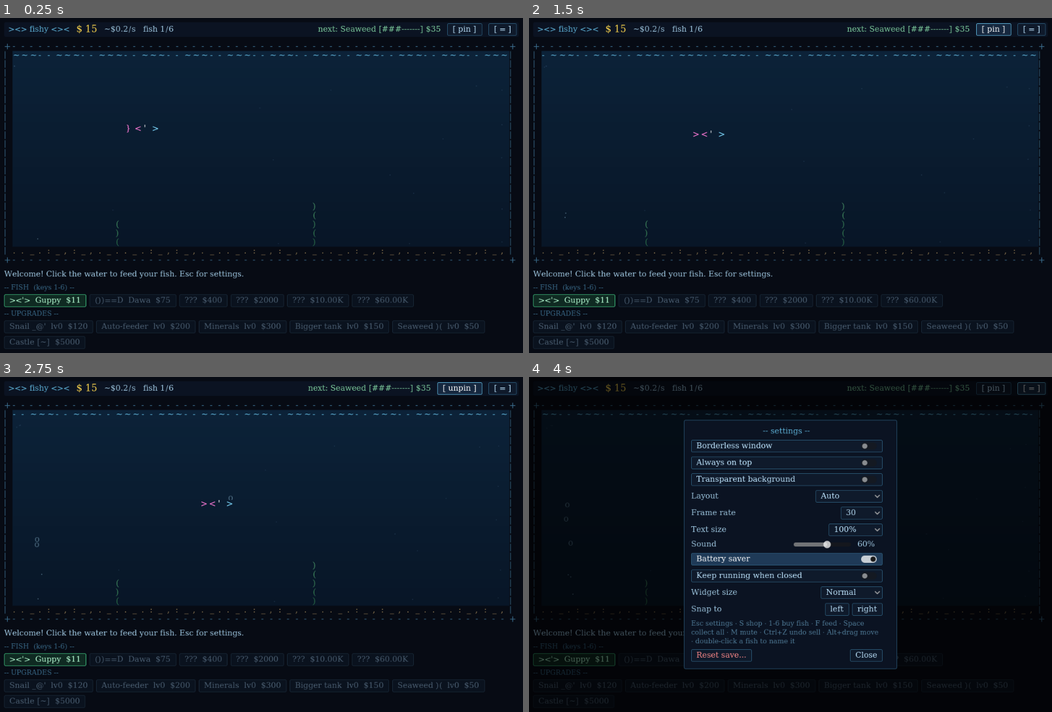
Above: before the commit, frames 1-4 (two rows, left to right).
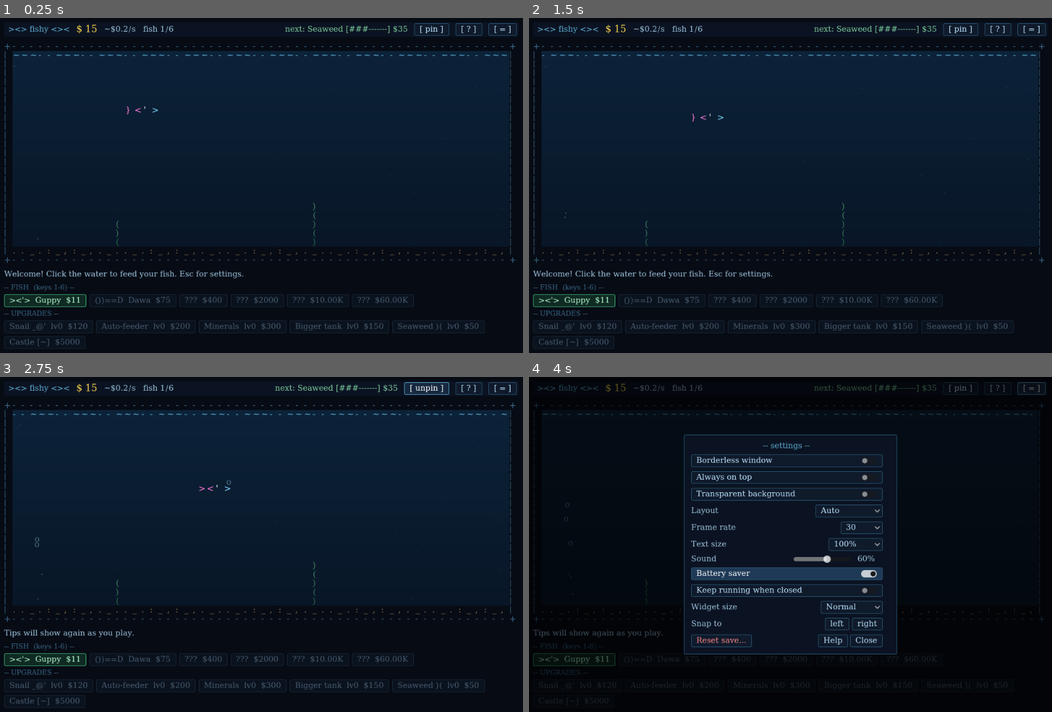
Above: after the commit, the same moments.

Repository: dapss/fishy
Game: Godot game, scene res://main.tscn
The game is run twice, just before and just after one commit, with the same random seed, the same clock (stepped at 60 frames per second) and the same inputs.
Inputs (mouse positions are in pixels of both pictures, inside the frame that each line leads up to):
- Up to frame 1 (0.25 s): no input
- Up to frame 2 (1.5 s): click (999, 28) at 0.5 s, where only the run after the commit has a clickable "[ ? ]"; click "[ unpin ]" (after the commit: "Show tips again") at 1.25 s
- Up to frame 3 (2.75 s): click "[ pin ]" at 2 s
- Up to frame 4 (4 s): click "[ unpin ]" at 2.75 s; click "[ = ]" at 3.5 s

The runs differ from the first frame. In frame 1, 0.4% of the frame differs, in the area x 24-90%, y 1-35%; in frame 2, 0.5%; in frame 3, 1.1%; in frame 4, 8.8%, in the area x 0-90%, y 1-88%.

Commit message:
Add help card, fix small windows, right-click opens fish card
- Help card ([?] button, F1 or ?): how to play, mouse actions, all
  shortcuts, and "Show tips again"; shortcut list moved out of settings
- Fix borderless windows growing on every launch: the frame is now
  removed before the window is sized, keeping the inner size
- Small windows: shorter hover/status text with ellipsis, tighter top
  bar and buttons, wrapping away card, scrolling shop pop-up that stays
  below the top bar, fish card and tip bubble sized to the window
- Right-click a fish opens its card (name, stats, sell) instead of
  selling it instantly; double-click still works

Diff:
--- a/scripts/fish_card.gd
+++ b/scripts/fish_card.gd
@@ -1,5 +1,5 @@
 # Card for one fish: give it a name, see its stats, sell it.
-# Opened by double-clicking a fish. The main scene fills in the stats.
+# Opened by right-clicking (or double-clicking) a fish. The main scene fills in the stats.
 extends Control
 
 signal sell_requested(fish)
@@ -11,6 +11,12 @@
 var _name_edit: LineEdit
 var _stats: Label
 var _sell: Button
+# Widest the card may get (the main scene sets this from the window width).
+var max_width := 440.0:
+	set(v):
+		max_width = v
+		if _name_edit != null:
+			_name_edit.custom_minimum_size.x = clampf(v - 140.0, 120.0, 220.0)
 
 
 func _ready() -> void:
--- /dev/null
+++ b/scripts/help_card.gd
@@ -0,0 +1,119 @@
+# Help card: how to play, mouse actions and keyboard shortcuts, plus a
+# button to replay the first-time tips. Opened with [?] or F1.
+extends Control
+
+signal tips_reset_requested
+
+const SECTIONS := [
+	["HOW TO PLAY", [
+		"Fish drop $ coins that sink to the sand. Click a coin, or drag across coins, to collect them.",
+		"Fish get hungry over time ( ? above them). Click the water to drop food *. Starving fish ( ! ) stop dropping coins.",
+		"Fed fish gain XP and level up (max 5). Higher levels drop bigger coins.",
+		"Spend coins in the shop on more fish and upgrades. A snail collects coins for you, the auto-feeder feeds for you.",
+		"Your fish keep earning while the game is closed.",
+	]],
+	["MOUSE", [
+		"Click the water: drop food",
+		"Click or drag over $: collect coins",
+		"Right-click a fish (or double-click): its card, to name or sell it",
+		"Drag the top bar, or Alt+drag anywhere: move the window",
+	]],
+	["KEYS", [
+		"Esc  settings        F1  this help",
+		"S    shop            F   drop food",
+		"1-6  buy fish        Space  collect all coins",
+		"M    mute            Ctrl+Z  undo a sale",
+	]],
+]
+
+var _scroll: ScrollContainer
+var _content: VBoxContainer
+var _wrapping: Array = []        # labels that wrap and need a width
+
+
+func _ready() -> void:
+	set_anchors_and_offsets_preset(Control.PRESET_FULL_RECT)
+	mouse_filter = Control.MOUSE_FILTER_STOP
+	visible = false
+
+	var backdrop := ColorRect.new()
+	backdrop.color = Color(0, 0, 0, 0.55)
+	backdrop.set_anchors_and_offsets_preset(Control.PRESET_FULL_RECT)
+	backdrop.gui_input.connect(func(e):
+		if e is InputEventMouseButton and e.pressed:
+			hide())
+	add_child(backdrop)
+
+	var center := CenterContainer.new()
+	center.set_anchors_and_offsets_preset(Control.PRESET_FULL_RECT)
+	center.mouse_filter = Control.MOUSE_FILTER_IGNORE
+	add_child(center)
+	var panel := PanelContainer.new()
+	center.add_child(panel)
+	_scroll = ScrollContainer.new()
+	_scroll.horizontal_scroll_mode = ScrollContainer.SCROLL_MODE_DISABLED
+	panel.add_child(_scroll)
+	_content = VBoxContainer.new()
+	_content.add_theme_constant_override("separation", 6)
+	_scroll.add_child(_content)
+
+	var title := Label.new()
+	title.text = "-- help --"
+	title.horizontal_alignment = HORIZONTAL_ALIGNMENT_CENTER
+	title.add_theme_color_override("font_color", Color("5fb3d9"))
+	_content.add_child(title)
+
+	for section in SECTIONS:
+		var head := Label.new()
+		head.text = section[0]
+		head.add_theme_color_override("font_color", Color("7fcf9f"))
+		_content.add_child(head)
+		var body := Label.new()
+		var lines := []
+		for line in section[1]:
+			# The key table keeps its columns; everything else gets a bullet.
+			lines.append(line if section[0] == "KEYS" else "- " + line)
+		body.text = "\n".join(lines)
+		body.autowrap_mode = TextServer.AUTOWRAP_WORD_SMART
+		_content.add_child(body)
+		_wrapping.append(body)
+
+	var buttons := HBoxContainer.new()
+	var again := Button.new()
+	again.text = "Show tips again"
+	again.tooltip_text = "Replay the first-time tips from the start."
+	again.focus_mode = Control.FOCUS_NONE
+	again.pressed.connect(func():
+		hide()
+		tips_reset_requested.emit())
+	buttons.add_child(again)
+	var spacer := Control.new()
+	spacer.size_flags_horizontal = Control.SIZE_EXPAND_FILL
+	buttons.add_child(spacer)
+	var close := Button.new()
+	close.text = "Close"
+	close.focus_mode = Control.FOCUS_NONE
+	close.pressed.connect(hide)
+	buttons.add_child(close)
+	_content.add_child(buttons)
+
+	resized.connect(_fit)
+	visibility_changed.connect(_fit)
+	_content.minimum_size_changed.connect(_fit)
+
+
+# As wide as reads comfortably, never bigger than the window; scrolls if short.
+func _fit() -> void:
+	if _content == null:
+		return
+	var w := clampf(size.x - 48.0, 200.0, 520.0)
+	for l in _wrapping:
+		l.custom_minimum_size.x = w - 14.0
+	_scroll.custom_minimum_size.x = w
+	_scroll.custom_minimum_size.y = minf(_content.get_combined_minimum_size().y, maxf(80.0, size.y - 48.0))
+
+
+func toggle() -> void:
+	visible = not visible
+	if visible:
+		_scroll.scroll_vertical = 0
--- a/scripts/info_card.gd
+++ b/scripts/info_card.gd
@@ -5,6 +5,12 @@
 var _title: Label
 var _body: Label
 var _button: Button
+# Widest the card may get (the main scene sets this from the window width).
+var max_width := 440.0:
+	set(v):
+		max_width = v
+		if _body != null:
+			_body.custom_minimum_size.x = clampf(v - 40.0, 180.0, 440.0)
 
 
 func _ready() -> void:
@@ -36,6 +42,8 @@
 	vb.add_child(_title)
 	_body = Label.new()
 	_body.horizontal_alignment = HORIZONTAL_ALIGNMENT_CENTER
+	_body.autowrap_mode = TextServer.AUTOWRAP_WORD_SMART
+	_body.custom_minimum_size.x = 400.0
 	vb.add_child(_body)
 	_button = Button.new()
 	_button.focus_mode = Control.FOCUS_NONE
--- a/scripts/main.gd
+++ b/scripts/main.gd
@@ -9,6 +9,7 @@
 const Audio = preload("res://scripts/audio.gd")
 const FishCard = preload("res://scripts/fish_card.gd")
 const InfoCard = preload("res://scripts/info_card.gd")
+const HelpCard = preload("res://scripts/help_card.gd")
 const SAVE_PATH := "user://fishy_save.json"
 const AUTOSAVE_SECONDS := 30.0
 const WIDGET_SIZES := {
@@ -46,6 +47,10 @@
 var goal_label: Label
 var bar_spacer: Control
 var top_row: HBoxContainer
+var outer_margin: MarginContainer
+var settings_button: Button
+var shop_scroll: ScrollContainer   # holds the shop inside the compact pop-up
+var _compact_btn := {}              # tighter button styles for the compact top bar
 var info_label: Label
 var undo_button: Button
 var pin_button: Button
@@ -58,6 +63,8 @@
 var settings_panel
 var fish_card
 var info_card
+var help_card
+var help_button: Button
 var tip_box: PanelContainer
 var tip_label: Label
 var tray: StatusIndicator
@@ -100,9 +107,12 @@
 	_build_ui()
 	_build_tray()
 	_set_food_cursor()
+	# Borderless first: Windows keeps the outer size when the frame is
+	# removed, so sizing before that would make the inside grow.
+	resized.connect(_update_layout)
+	_apply_settings()
 	_restore_window()
-	_apply_settings()
-	resized.connect(_update_layout)
+	_update_layout.call_deferred()
 	if not _load_game():
 		_apply_upgrades()
 		tank.add_fish(0, 0, 0, 0.3)
@@ -173,7 +183,9 @@
 	var k: int = event.keycode
 	var handled := true
 	if k == KEY_ESCAPE:
-		if fish_card.visible:
+		if help_card.visible:
+			help_card.hide()
+		elif fish_card.visible:
 			fish_card.close()
 		elif info_card.visible:
 			info_card.hide()
@@ -181,7 +193,9 @@
 			shop_popup.visible = false
 		else:
 			_toggle_settings()
-	elif settings_panel.visible or fish_card.visible or info_card.visible:
+	elif k == KEY_F1 or event.unicode == 63:      # F1 or "?"
+		_toggle_help()
+	elif settings_panel.visible or fish_card.visible or info_card.visible or help_card.visible:
 		handled = false
 	elif k == KEY_Z and event.ctrl_pressed:
 		_undo_sell()
@@ -431,6 +445,15 @@
 	_afford_hover = _afford_normal.duplicate() as StyleBoxFlat
 	_afford_hover.bg_color = Color("16402f")
 	_afford_hover.border_color = Color("7fffb0")
+
+	for state in ["normal", "hover", "pressed"]:
+		var src: StyleBoxFlat = {"normal": normal, "hover": hover, "pressed": pressed}[state]
+		var tight := src.duplicate() as StyleBoxFlat
+		tight.content_margin_left = 5
+		tight.content_margin_right = 5
+		tight.content_margin_top = 2
+		tight.content_margin_bottom = 2
+		_compact_btn[state] = tight
 	return th
 
 
@@ -446,6 +469,7 @@
 	margin.set_anchors_and_offsets_preset(Control.PRESET_FULL_RECT)
 	for side in ["left", "right", "top", "bottom"]:
 		margin.add_theme_constant_override("margin_" + side, 8)
+	outer_margin = margin
 	add_child(margin)
 
 	main_vb = VBoxContainer.new()
@@ -498,9 +522,12 @@
 	pin_button = _make_button("[ pin ]", func(): _set_setting("on_top", not settings.values.on_top))
 	pin_button.tooltip_text = "Keep the tank above other windows."
 	top.add_child(pin_button)
-	var gear := _make_button("[ = ]", _toggle_settings)
-	gear.tooltip_text = "Settings (Esc)"
-	top.add_child(gear)
+	help_button = _make_button("[ ? ]", _toggle_help)
+	help_button.tooltip_text = "Help (F1)"
+	top.add_child(help_button)
+	settings_button = _make_button("[ = ]", _toggle_settings)
+	settings_button.tooltip_text = "Settings (Esc)"
+	top.add_child(settings_button)
 	min_button = _make_button("_", _minimize)
 	min_button.tooltip_text = "Minimize"
 	top.add_child(min_button)
@@ -512,9 +539,8 @@
 	tank = TankScript.new()
 	tank.font = font
 	tank.size_flags_vertical = Control.SIZE_EXPAND_FILL
-	tank.custom_minimum_size = Vector2(300, 150)
+	tank.custom_minimum_size = Vector2(200, 90)
 	tank.money_earned.connect(_on_money)
-	tank.sell_requested.connect(_sell_fish)
 	tank.fish_opened.connect(_open_fish_card)
 	# Snail pickups are quieter and rate-limited so they don't get annoying.
 	tank.sfx.connect(func(sound, gain): audio.play(sound, gain, 140 if gain < 0.5 else 45))
@@ -526,6 +552,8 @@
 	info_label = Label.new()
 	info_label.custom_minimum_size.y = 20
 	info_label.clip_text = true
+	info_label.text_overrun_behavior = TextServer.OVERRUN_TRIM_ELLIPSIS
+	info_label.mouse_filter = Control.MOUSE_FILTER_PASS
 	info_label.size_flags_horizontal = Control.SIZE_EXPAND_FILL
 	_floating_labels.append(info_label)
 	info_row.add_child(info_label)
@@ -570,6 +598,9 @@
 	shop_popup.grow_vertical = Control.GROW_DIRECTION_BEGIN
 	shop_popup.visible = false
 	add_child(shop_popup)
+	shop_scroll = ScrollContainer.new()
+	shop_scroll.horizontal_scroll_mode = ScrollContainer.SCROLL_MODE_DISABLED
+	shop_popup.add_child(shop_scroll)
 
 	# First-time tip bubble, just under the top bar.
 	tip_box = PanelContainer.new()
@@ -605,12 +636,17 @@
 	info_card = InfoCard.new()
 	add_child(info_card)
 
+	help_card = HelpCard.new()
+	help_card.tips_reset_requested.connect(_reset_tips)
+	add_child(help_card)
+
 	settings_panel = SettingsPanel.new()
 	settings_panel.visible = false
 	settings_panel.changed.connect(_set_setting)
 	settings_panel.snap_requested.connect(_snap_to_corner)
 	settings_panel.reset_requested.connect(_reset_game)
 	settings_panel.closed.connect(func(): settings_panel.visible = false)
+	settings_panel.help_requested.connect(_toggle_help)
 	add_child(settings_panel)
 
 
@@ -659,6 +695,7 @@
 
 
 func _open_fish_card(f) -> void:
+	_fit_popups()
 	var sp: Dictionary = Data.SPECIES[f.species]
 	fish_card.open(f, "%s  %s" % [sp.icon, sp.name], sp.color)
 	_refresh()
@@ -666,8 +703,22 @@
 
 # ---------------------------------------------------------------- tips
 
+func _toggle_help() -> void:
+	settings_panel.visible = false
+	shop_popup.visible = false
+	help_card.toggle()
+
+
+func _reset_tips() -> void:
+	tips_seen.clear()
+	_tip_cooldown = 1.0
+	_play_time = 0.0
+	_save_game()
+	_say("Tips will show again as you play.")
+
+
 func _check_tips() -> void:
-	if tip_box.visible or _tip_cooldown > 0.0 or settings_panel.visible or info_card.visible:
+	if tip_box.visible or _tip_cooldown > 0.0 or settings_panel.visible or info_card.visible or help_card.visible:
 		return
 	for id in TIP_ORDER:
 		if tips_seen.has(id):
@@ -700,7 +751,7 @@
 				return "Tired of clicking coins? A snail collects them for you. It's in the shop."
 		"name":
 			if _play_time > 150.0:
-				return "Tip: double-click a fish to give it a name."
+				return "Tip: right-click a fish to name it or see its stats."
 		"settings":
 			if _play_time > 240.0:
 				return "Tip: Esc opens settings: desktop widget mode, always on top, sound, text size."
@@ -727,7 +778,10 @@
 	var v: Dictionary = settings.values
 	var w := get_window()
 	w.min_size = MIN_WINDOW
-	w.borderless = v.borderless
+	if w.borderless != v.borderless:
+		var inner := w.size                 # keep the same inside size
+		w.borderless = v.borderless
+		w.size = inner
 	w.always_on_top = v.on_top
 	# The window itself is always created transparent-capable (project setting
 	# display/window/size/transparent): Windows ignores turning that on later.
@@ -786,15 +840,53 @@
 	var scale := float(settings.values.ui_scale)
 	top_row.add_theme_constant_override("separation", 6 if want else 12)
 	pin_button.visible = not (want and size.x < 470.0 * scale)
+	_style_for_size(want, scale)
 	if want == compact:
 		return
 	compact = want
 	shop_box.get_parent().remove_child(shop_box)
 	if compact:
-		shop_popup.add_child(shop_box)
+		shop_scroll.add_child(shop_box)
 	else:
 		main_vb.add_child(shop_box)
 		shop_popup.visible = false
+
+
+# Small windows: tighter margins and buttons, smaller status text.
+func _style_for_size(small: bool, scale: float) -> void:
+	for side in ["left", "right", "top", "bottom"]:
+		outer_margin.add_theme_constant_override("margin_" + side, 4 if small else 8)
+	main_vb.add_theme_constant_override("separation", 3 if small else 6)
+	shop_button.text = "[shop]" if small else "[ shop ]"
+	settings_button.text = "[=]" if small else "[ = ]"
+	help_button.text = "[?]" if small else "[ ? ]"
+	undo_button.text = "[undo]" if small else "[ undo sell ]"
+	for b in [shop_button, pin_button, help_button, settings_button, min_button, close_button, undo_button]:
+		for state in _compact_btn:
+			if small:
+				b.add_theme_stylebox_override(state, _compact_btn[state])
+			else:
+				b.remove_theme_stylebox_override(state)
+	var small_font := int(round(13.0 * scale))
+	for l in [info_label, tip_label]:
+		if small:
+			l.add_theme_font_size_override("font_size", small_font)
+		else:
+			l.remove_theme_font_size_override("font_size")
+	info_label.custom_minimum_size.y = 16 if small else 20
+	_fit_popups()
+
+
+# Keep pop-ups inside the window: the compact shop scrolls when it's
+# taller than the space under the top bar, cards wrap to the window width.
+func _fit_popups() -> void:
+	var top := top_bar.get_global_rect().end.y
+	# Space under the top bar, minus the pop-up's own padding and gap.
+	var pad: float = shop_popup.get_theme_stylebox("panel").get_minimum_size().y
+	var room := maxf(60.0, size.y - top - pad - 16.0)
+	shop_scroll.custom_minimum_size.y = minf(shop_box.get_combined_minimum_size().y, room)
+	info_card.max_width = size.x - 40.0
+	fish_card.max_width = size.x - 40.0
 
 
 func _on_top_bar_input(event: InputEvent) -> void:
@@ -1051,14 +1143,21 @@
 		var sp: Dictionary = Data.SPECIES[f.species]
 		var bars := int(round((1.0 - f.hunger) * 8.0))
 		var lv_txt := "MAX" if f.level >= Data.MAX_LEVEL else "%d (xp %d/%d)" % [f.level, f.xp, Data.xp_needed(f.level)]
-		info_label.text = "%s %s   lvl %s   food [%s%s]   $%s per coin   double-click: name   right-click: sell" % [
-			sp.icon, fish_title(f), lv_txt, "#".repeat(bars), "-".repeat(8 - bars), Data.fmt(tank.fish_value(f))]
+		if compact:
+			info_label.text = "%s lv%s  [%s%s]  $%s/coin" % [
+				fish_title(f), "MAX" if f.level >= Data.MAX_LEVEL else str(f.level),
+				"#".repeat(bars / 2), "-".repeat(4 - bars / 2), Data.fmt(tank.fish_value(f))]
+		else:
+			info_label.text = "%s %s   lvl %s   food [%s%s]   $%s per coin   right-click: name / sell" % [
+				sp.icon, fish_title(f), lv_txt, "#".repeat(bars), "-".repeat(8 - bars), Data.fmt(tank.fish_value(f))]
 		info_label.add_theme_color_override("font_color", sp.color)
 	elif _msg_time > 0.0:
 		info_label.text = _msg
 		info_label.add_theme_color_override("font_color", Color("9fc7e0"))
 	else:
 		info_label.text = ""
+	# Whatever doesn't fit gets "..."; hover the line to read all of it.
+	info_label.tooltip_text = info_label.text
 	undo_button.visible = _undo_time > 0.0 and not _undo.is_empty()
 
 	if fish_card.visible:
@@ -1073,12 +1172,14 @@
 				str(Data.SPECIES[cf.species].interval)], "Sell for $%s" % Data.fmt(sell_value(cf)))
 
 	if tip_box.visible:
-		tip_label.custom_minimum_size.x = min(520.0, size.x - 80.0)
-		var y := top_bar.get_global_rect().end.y + 30.0
+		tip_label.custom_minimum_size.x = min(520.0, size.x - (36.0 if compact else 80.0))
+		var y := top_bar.get_global_rect().end.y + (6.0 if compact else 30.0)
 		tip_box.offset_top = y
 		tip_box.offset_bottom = y
 
 	_refresh_shop(rate)
+	if compact and shop_popup.visible:
+		_fit_popups()
 
 
 func _refresh_shop(rate: float) -> void:
@@ -1236,8 +1337,9 @@
 		return
 	var lines := ["You were gone %s." % Data.fmt_time(secs), "Your fish made  $%s" % Data.fmt(earned)]
 	if upgrades.snail == 0:
-		lines.append("\n(A snail would have collected a lot more of it.)")
+		lines.append(("" if compact else "\n") + "(A snail would have collected a lot more of it.)")
 	if upgrades.feeder == 0:
 		lines.append("Your fish are hungry: click the water to feed them.")
+	_fit_popups()
 	info_card.open("-- while you were away --", "\n".join(lines))
 	_say("You were away %s. Your fish made $%s." % [Data.fmt_time(secs), Data.fmt(earned)])
--- a/scripts/settings_panel.gd
+++ b/scripts/settings_panel.gd
@@ -6,6 +6,7 @@
 signal snap_requested(corner: String)      # "left" | "right"
 signal reset_requested
 signal closed
+signal help_requested
 
 const LAYOUTS := ["auto", "full", "compact"]
 const LAYOUT_NAMES := ["Auto", "Full", "Compact"]
@@ -31,7 +32,6 @@
 var _reset_armed := 0.0
 var _scroll: ScrollContainer
 var _content: VBoxContainer
-var _hint: Label
 
 
 func _ready() -> void:
@@ -125,15 +125,6 @@
 	snap.add_child(_button("right", func(): snap_requested.emit("right")))
 	vb.add_child(snap)
 
-	var hint := Label.new()
-	_hint = hint
-	hint.text = ("Esc settings · S shop · 1-6 buy fish · F feed · Space collect all · "
-		+ "M mute · Ctrl+Z undo sell · Alt+drag move · double-click a fish to name it")
-	hint.autowrap_mode = TextServer.AUTOWRAP_WORD_SMART
-	hint.add_theme_color_override("font_color", Color("4f7a96"))
-	hint.add_theme_font_size_override("font_size", 13)
-	vb.add_child(hint)
-
 	var bottom := HBoxContainer.new()
 	_reset_button = _button("Reset save...", _on_reset)
 	_reset_button.add_theme_color_override("font_color", Color("ff8a8a"))
@@ -141,6 +132,9 @@
 	var spacer := Control.new()
 	spacer.size_flags_horizontal = Control.SIZE_EXPAND_FILL
 	bottom.add_child(spacer)
+	var help := _button("Help", func(): help_requested.emit())
+	help.tooltip_text = "How to play and all shortcuts (F1)"
+	bottom.add_child(help)
 	bottom.add_child(_button("Close", func(): closed.emit()))
 	vb.add_child(bottom)
 	_fit.call_deferred()
@@ -163,8 +157,6 @@
 	var w := minf(maxf(want.x, 380.0), max_w)
 	_scroll.custom_minimum_size.x = w
 	_content.custom_minimum_size.x = w - 14.0   # room for the scrollbar
-	# A wrapping label only knows its height once it knows its width.
-	_hint.custom_minimum_size.x = w - 14.0
 	_scroll.custom_minimum_size.y = minf(_content.get_combined_minimum_size().y, maxf(80.0, size.y - 48.0))
 
 
--- a/scripts/tank.gd
+++ b/scripts/tank.gd
@@ -3,8 +3,7 @@
 extends Control
 
 signal money_earned(amount: float)
-signal sell_requested(fish)
-signal fish_opened(fish)              # double-clicked a fish
+signal fish_opened(fish)              # right-clicked or double-clicked a fish
 signal sfx(sound: String, gain: float)
 
 const Data = preload("res://scripts/data.gd")
@@ -610,7 +609,7 @@
 		elif event.button_index == MOUSE_BUTTON_RIGHT:
 			var f := _fish_at(mouse_cell)
 			if f != null:
-				sell_requested.emit(f)
+				fish_opened.emit(f)
 			accept_event()
 
 
